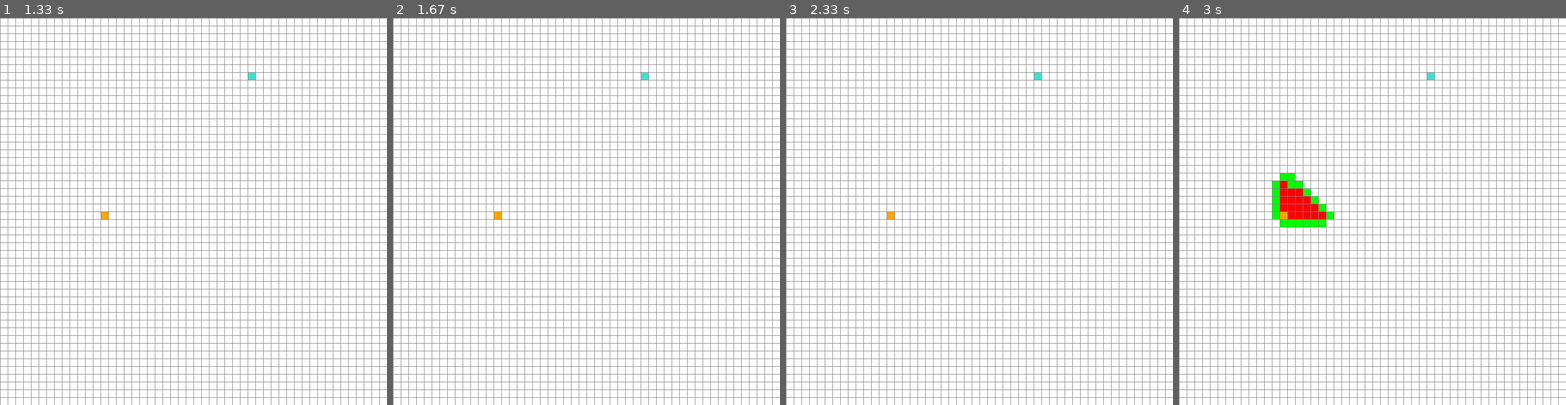
Above: before the commit, frames 1-4 (left to right).
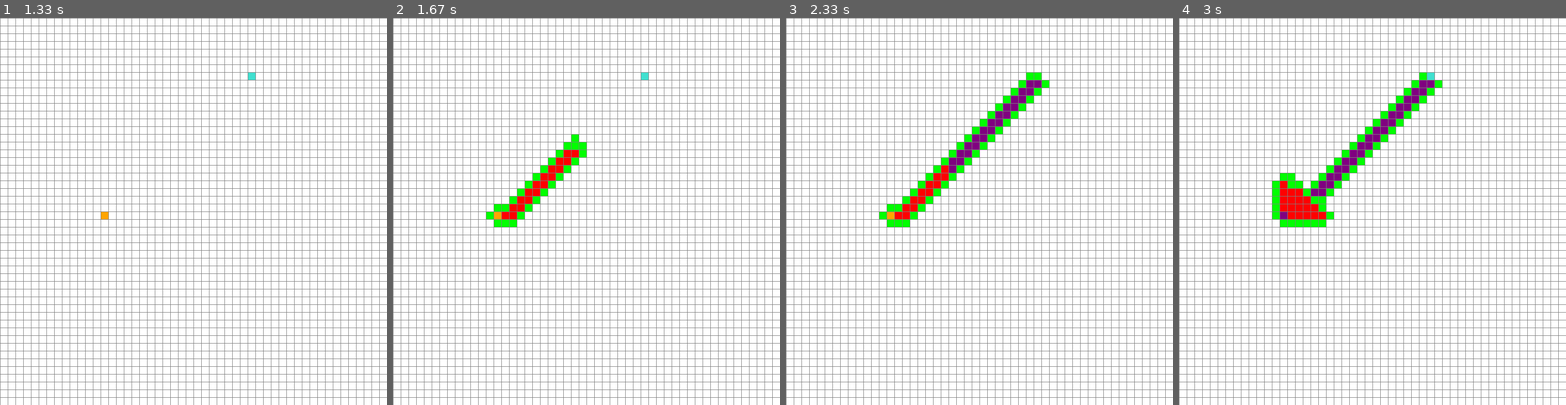
Above: after the commit, the same moments.

Repository: spear97/PathFinding-Pygame
Game: pygame game, started from PathFinding/PathFinding/PathFinding.py
Same seed, same stepped clock (60 frames per second), same inputs: the game is played once before the commit and once after it.
Inputs (mouse positions are in pixels of both pictures, inside the frame that each line leads up to):
- Up to frame 1 (1.33 s): tap 1 at 0.33 s; click (100, 215) at 0.72 s; click (251, 76) at 1.05 s
- Up to frame 2 (1.67 s): tap 2 at 1.33 s
- Up to frame 3 (2.33 s): no input
- Up to frame 4 (3 s): tap 1 at 2.67 s

Frame 1 is identical in both runs. In frame 2, 1.5% of the frame differs, in the area x 24-50%, y 30-54%; in frame 3, 2.7%, in the area x 24-68%, y 14-54%; in frame 4, 2.2%.

Commit message:
Fixed Bugs
Fixed Bugs that prevented BestFirstSearch from being implemented

Diff:
--- a/PathFinding/PathFinding/BestFirstSearch.py
+++ b/PathFinding/PathFinding/BestFirstSearch.py
@@ -42,4 +42,35 @@
 			if event.type == pygame.QUIT:
 				pygame.quit()
 
-		break
+		#Try to get the greatest value in the queue
+		current = open_set.get()[2]
+		open_set_hash.remove(current)
+
+		#If Current happens to be end Node, reconstruct the path
+		if current == end:
+			reconstruct_path(came_from, end, draw)
+			end.make_end()
+			return True
+
+		#Find the Closest Neighbor Node to the End Node
+		for neighbor in current.neighbors:
+			temp_g_score = g_score[current] + 1
+
+			#If temp_g_score is cheaper than current g_score, then
+			#update the g_score and f_score
+			if temp_g_score < g_score[neighbor]:
+				came_from[neighbor] = current
+				g_score[neighbor] = temp_g_score
+				f_score[neighbor] = h_BestFirst(neighbor.get_pos(), end.get_pos())
+				if neighbor not in open_set_hash:
+					count += 1
+					open_set.put((f_score[neighbor], count, neighbor))
+					open_set_hash.add(neighbor)
+					neighbor.make_open()
+
+		#Update display to Window
+		draw()
+
+		#If current is not Start, make the Node a Closed Node
+		if current != start:
+			current.make_closed()
--- a/PathFinding/PathFinding/PathFinding.py
+++ b/PathFinding/PathFinding/PathFinding.py
@@ -2,6 +2,7 @@
 import math
 from Node import *
 from AStar import *
+from BestFirstSearch import *
 from queue import PriorityQueue
 
 WIDTH = 800
@@ -92,10 +93,17 @@
 			if event.type == pygame.KEYDOWN:
 				if event.key == pygame.K_1 and start and end:
 					for row in grid:
-						for spot in row:
-							spot.update_neighbors(grid)
+						for node in row:
+							node.update_neighbors(grid)
 
 					AStar(lambda: draw(win, grid, ROWS, width), grid, start, end)
+
+				if event.key == pygame.K_2 and start and end:
+					for row in grid:
+						for node in row:
+							node.update_neighbors(grid)
+
+					BestFirstSearch(lambda: draw(win, grid, ROWS, width), grid, start, end)
 
 				if event.key == pygame.K_c:
 					start = None
